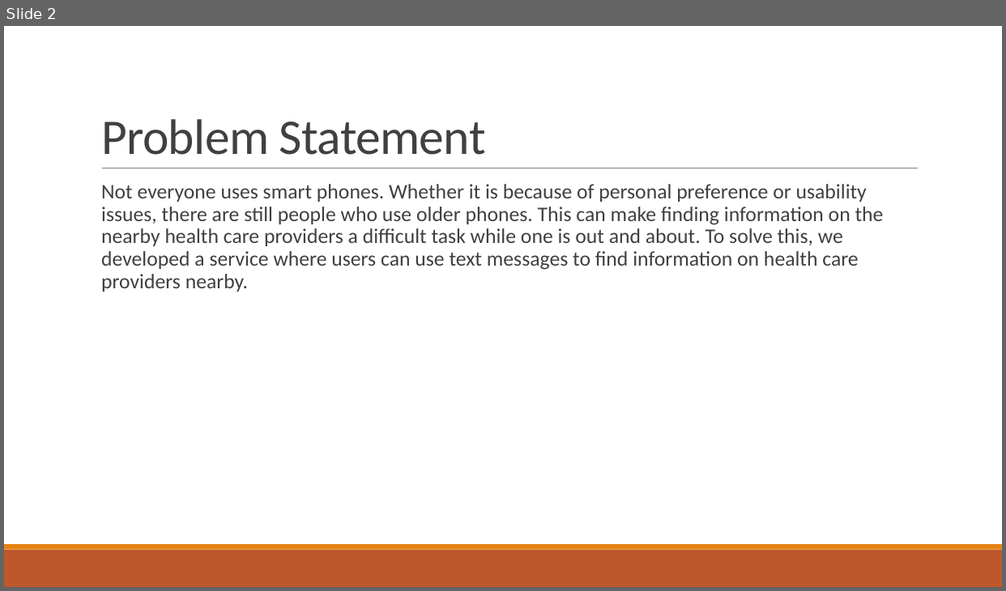
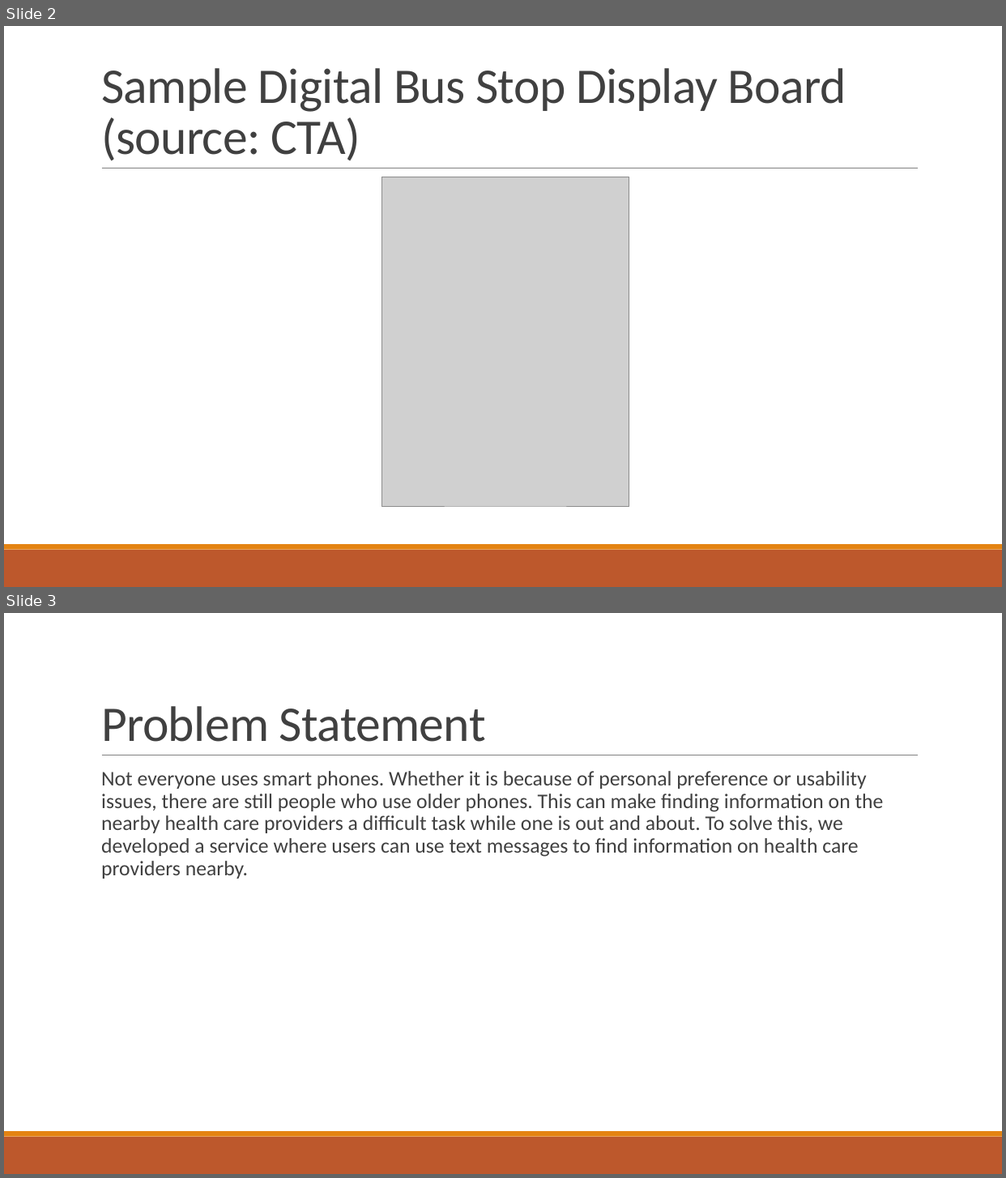
Before and after one commit to shj941013/MdSoS, a slide deck: mdsos.pptx. Shown one above the other, each under a label of ours: slide 2 before the commit, slides 2 and 3 after it. The pictures are 1006x591 and 1006x1178 pixels, drawn with LibreOffice and Linux fonts; fonts in the diff are those of the drawing; grey boxes stand for pictures. Boxes give left, top, right and bottom in pixels: in the first picture for what was removed or moved away, otherwise in the second. Text is boxed around its words. In the diff, an @@ line names an element or a change of style, - is before the commit and + after.

```diff
--- a/mdsos.pptx
+++ b/mdsos.pptx
@@ slide 2 added at [4, 26, 1002, 587], background #FFFFFF; not listed: 3 template elements that a slide beside it also shows @@
@@ title added at [101, 68, 846, 161], 48 pt, text #404040 @@
+Sample Digital Bus Stop Display Board (source: CTA)
@@ picture added at [382, 177, 629, 506] @@
@@ what was slide 2 is now slide 3 @@
```
Also in this commit, not shown: 1 slide changed.
